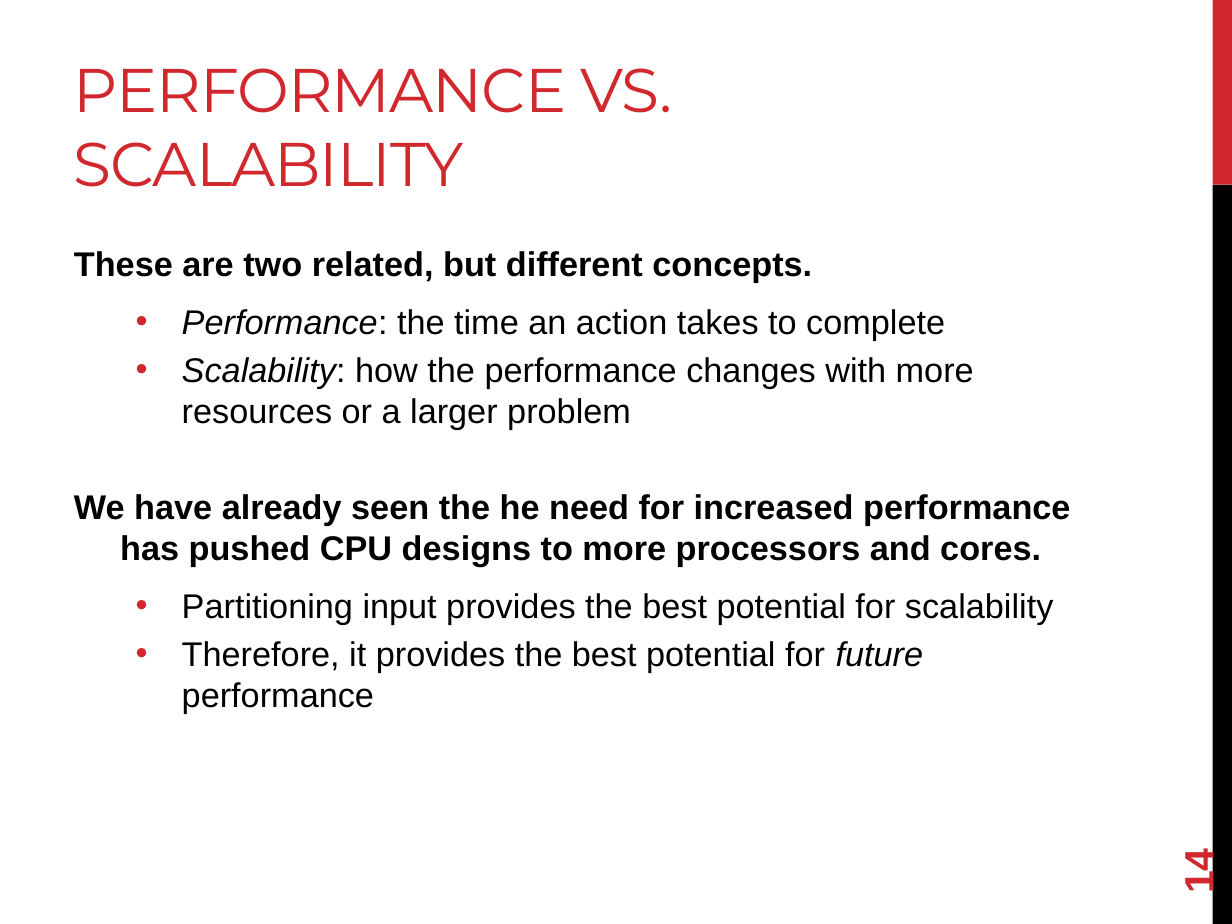
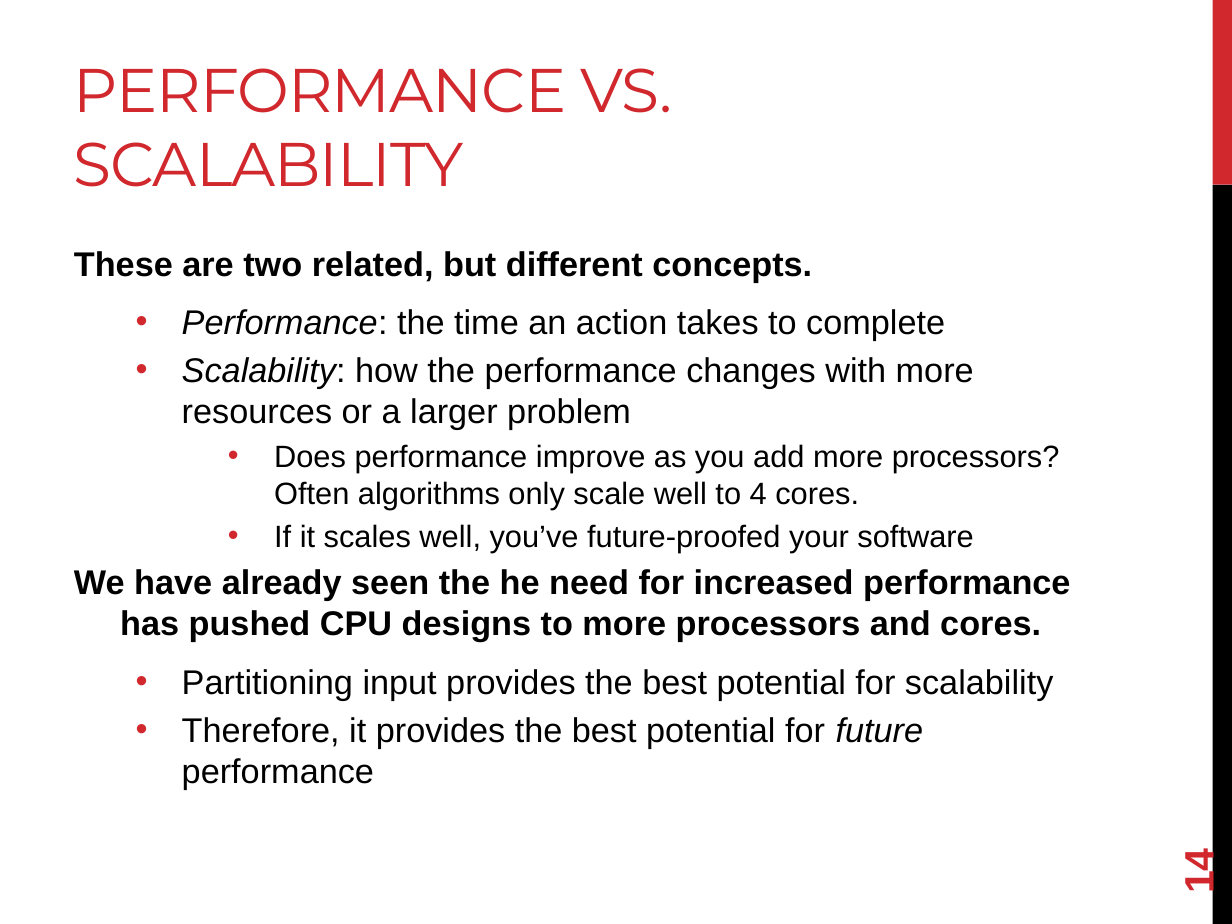
Before and after one commit to joshpeterson/DevelopingConcurrentSoftware, a slide deck: slide 14 of Lectures/Designing Concurrent Software/Designing Concurrent Software.pptx. Drawn at 1232x924 pixels with LibreOffice and Linux fonts; fonts in the diff are those of the drawing. Boxes give left, top, right and bottom in pixels: in the first picture for what was removed or moved away, otherwise in the second. Text is boxed around its words. In the diff, an @@ line names an element or a change of style, - is before the commit and + after.

```diff
--- a/Lectures/Designing Concurrent Software/Designing Concurrent Software.pptx
+++ b/Lectures/Designing Concurrent Software/Designing Concurrent Software.pptx
@@ text at [274,444,1060,553]: paragraphs added @@
+    • Does performance improve as you add more processors? Often algorithms only scale well to 4 cores.
+    • If it scales well, you’ve future-proofed your software
```
Also in this commit, not shown: 6 other slides changed, 1 slide added, 5 other files.
